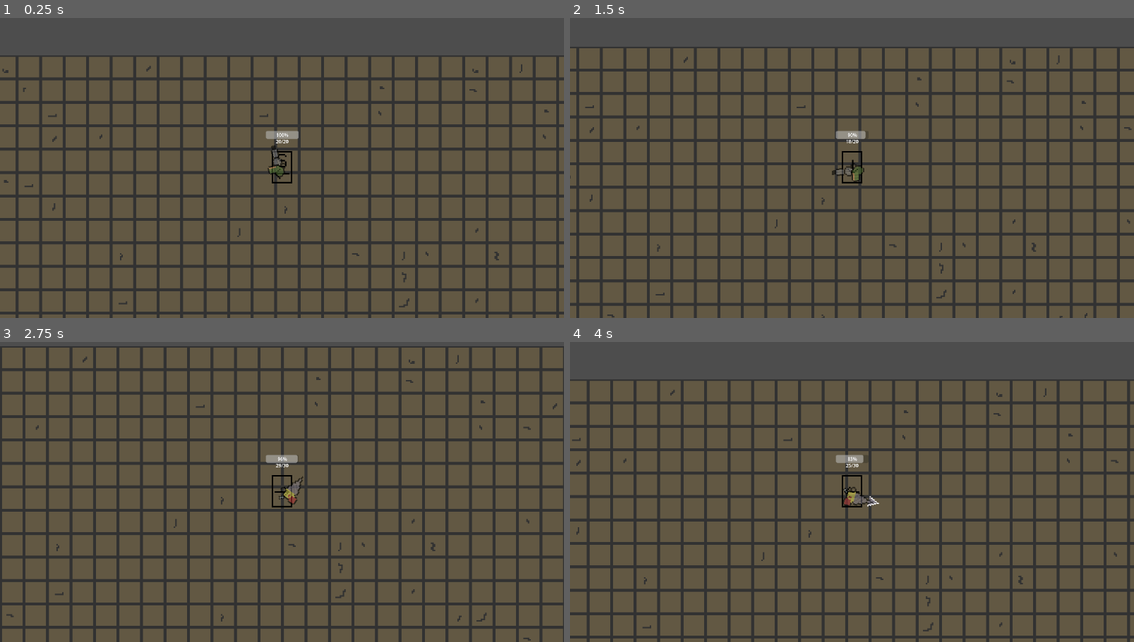
Above: before the commit, frames 1-4 (two rows, left to right).
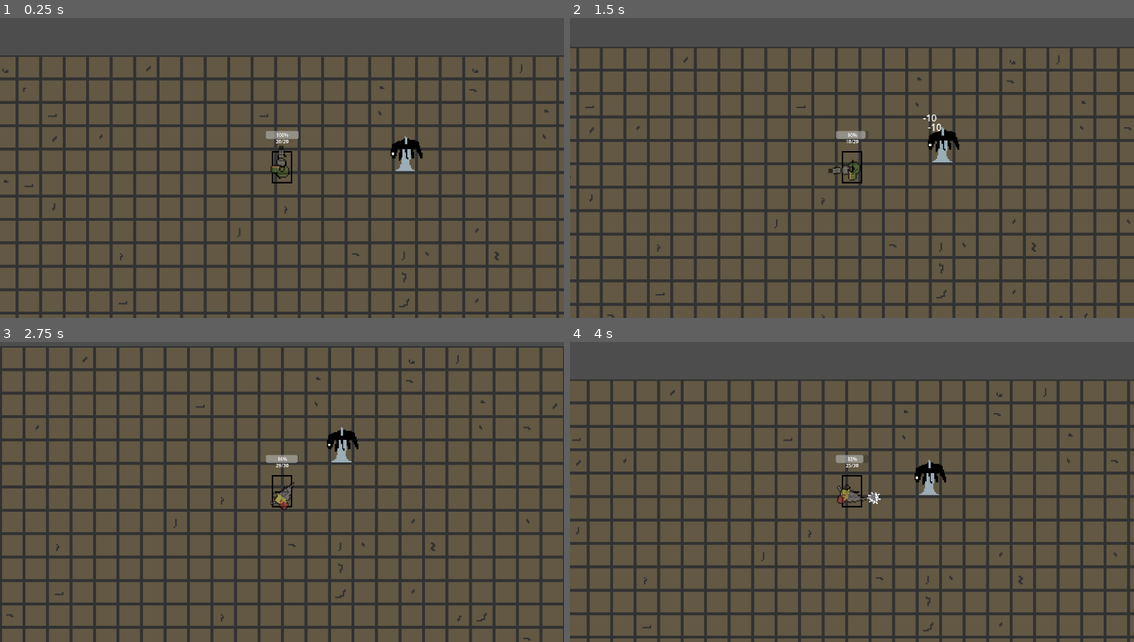
Above: after the commit, the same moments.

Repository: NikitinMaksim/Coursework_2023
Game: Godot game, scene res://Main_scene.tscn
The game is run twice, just before and just after one commit, with the same random seed, the same clock (stepped at 60 frames per second) and the same inputs.
Inputs (mouse positions are in pixels of both pictures, inside the frame that each line leads up to):
- Up to frame 1 (0.25 s): no input
- Up to frame 2 (1.5 s): tap Enter at 0.5 s; move the mouse to (976, 144) at 0.52 s; press the mouse at (976, 144) at 0.53 s; hold D (move_right) 0.53-1.28 s; move the mouse to (739, 177) at 1.27 s; release the mouse at (739, 177) at 1.28 s; hold S (move_down) from 1.28 s (still down); click (739, 177) at 1.35 s
- Up to frame 3 (2.75 s): move the mouse to (338, 414) at 2.02 s; release S (move_down) at 2.03 s; press the mouse at (338, 414) at 2.03 s; hold D (move_right) from 2.03 s (still down); tap E (swap_weapon) at 2.1 s
- Up to frame 4 (4 s): move the mouse to (823, 546) at 2.77 s; release D (move_right) at 2.78 s; release the mouse at (823, 546) at 2.78 s; hold W (move_up) 2.78-3.53 s; click (823, 546) at 2.85 s; move the mouse to (1021, 531) at 3.52 s; press the mouse at (1021, 531) at 3.53 s; hold A (move_left) from 3.53 s (still down)

The runs differ from the first frame. In frame 1, 0.5% of the frame differs, in the area x 47-75%, y 39-54%; in frame 2, 0.6%; in frame 3, 0.6%; in frame 4, 0.6%, in the area x 47-67%, y 39-55%.

Commit message:
Weapons part 2
Damage, spread, swapping

Diff:
--- /dev/null
+++ b/Turn up the heat/Damage_popup.gd
@@ -0,0 +1,10 @@
+extends Control
+@export var damage_dealt: float
+
+# Called when the node enters the scene tree for the first time.
+func _ready():
+	$Timer.start()
+	$Label.text = "-"+str(damage_dealt)
+
+func _on_timer_timeout():
+	queue_free()
--- /dev/null
+++ b/Turn up the heat/HealthComponent.gd
@@ -0,0 +1,18 @@
+extends Node2D
+class_name HealthComponent
+
+@export var Max_health : float = 10.0
+@export var text_spread:int = 15
+var health: float
+
+func _ready():
+	health = Max_health
+
+func damage(attack: float):
+	var new_popup = preload("res://damage_popup.tscn").instantiate()
+	new_popup.damage_dealt = attack
+	new_popup.position = position + Vector2(randf_range(-text_spread,text_spread),randf_range(-text_spread,text_spread))
+	get_parent().add_child(new_popup)
+	health -= attack
+	if health<=0:
+		get_parent().queue_free()
--- /dev/null
+++ b/Turn up the heat/HitboxComponent.gd
@@ -0,0 +1,8 @@
+extends Area2D
+class_name HitboxComponent
+
+@export var health_component : HealthComponent
+
+func damage(attack:float):
+	if health_component:
+		health_component.damage(attack)
--- a/Turn up the heat/Main_scene.tscn
+++ b/Turn up the heat/Main_scene.tscn
@@ -1,7 +1,8 @@
-[gd_scene load_steps=5 format=3 uid="uid://c6gvx3h1wsmxr"]
+[gd_scene load_steps=6 format=3 uid="uid://c6gvx3h1wsmxr"]
 
 [ext_resource type="PackedScene" uid="uid://cm1kk7fl1jtqd" path="res://Player/Player.tscn" id="1_4lbih"]
 [ext_resource type="Texture2D" uid="uid://byat7of71781d" path="res://Temp_images/Temp_tilemap.png" id="2_e342k"]
+[ext_resource type="PackedScene" uid="uid://tkfoeiya5d55" path="res://target_dummy.tscn" id="3_jq3h0"]
 
 [sub_resource type="TileSetAtlasSource" id="TileSetAtlasSource_kc1pk"]
 texture = ExtResource("2_e342k")
@@ -225,3 +226,6 @@
 tile_set = SubResource("TileSet_midq5")
 format = 2
 layer_0/tile_data = PackedInt32Array(786455, 0, 3, 720919, 0, 3, 655383, 0, 3, 589847, 0, 3, 524311, 0, 3, 458775, 6553 …(17843 unchanged characters)…
+
+[node name="Target_dummy" parent="." instance=ExtResource("3_jq3h0")]
+position = Vector2(443, 12)
--- a/Turn up the heat/Player/Gun.gd
+++ b/Turn up the heat/Player/Gun.gd
@@ -3,26 +3,11 @@
 @onready var marker_2d = $Marker2D
 @onready var player = $".."
 var x_offset: int = 0
-var y_offset: int = 0
 
-# Called when the node enters the scene tree for the first time.
-func _ready():
-	pass # Replace with function body.
-
-# Called every frame. 'delta' is the elapsed time since the previous frame.
 func _process(_delta):
 	look_at(get_global_mouse_position())
 	if (rotation_degrees<90 or rotation_degrees>270):
 		flip_v = false
-		offset.y = -13
-		marker_2d.position.y = y_offset
 	else:
 		flip_v = true
-		offset.y = -19
-		marker_2d.position.y = -y_offset
 	rotation_degrees = wrapf(rotation_degrees, 0, 360)
-
-
-func _on_player_change_offset(x, y):
-	marker_2d.position.x = x
-	y_offset = y
--- a/Turn up the heat/Player/Player.gd
+++ b/Turn up the heat/Player/Player.gd
@@ -9,7 +9,7 @@
 @onready var label = $Control/Label
 @onready var marker_2d = $Gun/Marker2D
 
-signal change_offset(x,y)
+signal change_offset(x)
 
 @export var weapons: Array[GunData]
 
@@ -60,15 +60,22 @@
 func shoot():
 	clip -= 1
 	var weapon = weapons[current_gun]
-	var projectile = weapons[current_gun].projectile.instantiate()
-	if (is_melee):
-		pass
-	else:
-		projectile.speed = weapon.bullet_speed
-		projectile.max_distance = weapon.bullet_max_distance
-	projectile.global_position = $Gun/Marker2D.global_position
-	projectile.rotation = $Gun.rotation
-	owner.add_child(projectile)
+	for x in weapon.projectiles_fired:
+		var projectile = weapons[current_gun].projectile.instantiate()
+		var spread = weapon.spread
+
+		if (is_melee):
+			pass
+		else:
+			projectile.speed = weapon.bullet_speed
+			projectile.max_distance = weapon.bullet_max_distance
+		projectile.attack = weapon.damage
+		projectile.global_position = $Gun/Marker2D.global_position
+		if weapon.projectiles_fired == 1:
+			projectile.rotation = $Gun.rotation
+		else:
+			projectile.rotation = ($Gun.rotation - deg_to_rad(spread/2) + deg_to_rad(spread/(weapon.projectiles_fired-1)*x))
+		owner.add_child(projectile)
 	timer_between_shots.start()
 	update_magazine_label()
 
@@ -81,8 +88,6 @@
 	store = clip
 	clip = second_weapon_clip
 	second_weapon_clip = store
-	change_offset.emit(int(weapon.x_offset),int(weapon.y_offset))
-
 	timer_between_shots.wait_time = 1/weapon.bullets_per_second
 	timer_reload.wait_time = weapon.reload_time
 	current_gun = choosen_gun
--- a/Turn up the heat/Player/Player.tscn
+++ b/Turn up the heat/Player/Player.tscn
@@ -5,10 +5,11 @@
 [ext_resource type="Texture2D" uid="uid://cs5fxbt0w15fb" path="res://Temp_images/Temp_character_spritesheet.png" id="2_ngyrq"]
 [ext_resource type="Resource" uid="uid://7fhe6gupp5ys" path="res://Resources/Drill.tres" id="3_wvggi"]
 [ext_resource type="Script" path="res://Player/Gun.gd" id="4_koxme"]
-[ext_resource type="Texture2D" uid="uid://dn1sqifqn4j5r" path="res://Temp_images/Drill.png" id="5_tit77"]
+[ext_resource type="Texture2D" uid="uid://v7iy0etlfafx" path="res://Temp_images/Gun.png" id="5_lbhw0"]
 [ext_resource type="Script" path="res://Player/ReloadProgressBar.gd" id="7_45pkp"]
 
 [sub_resource type="RectangleShape2D" id="RectangleShape2D_17h1f"]
+size = Vector2(14, 22)
 
 [sub_resource type="Animation" id="Animation_4r0j1"]
 resource_name = "Move_down"
@@ -223,6 +224,8 @@
 weapons = Array[Resource("res://Resources/Gun_data.gd")]([ExtResource("2_n882w"), ExtResource("3_wvggi")])
 
 [node name="CollisionShape2D" type="CollisionShape2D" parent="."]
+position = Vector2(3.8147e-07, 4.8)
+scale = Vector2(1, 1)
 shape = SubResource("RectangleShape2D_17h1f")
 
 [node name="Sprite2D" type="Sprite2D" parent="."]
@@ -248,14 +251,12 @@
 
 [node name="Gun" type="Sprite2D" parent="."]
 modulate = Color(1, 1, 1, 0.560784)
-position = Vector2(1, 4)
-texture = ExtResource("5_tit77")
-centered = false
-offset = Vector2(-12, -13)
+position = Vector2(3.55271e-15, 6.2)
+texture = ExtResource("5_lbhw0")
 script = ExtResource("4_koxme")
 
 [node name="Marker2D" type="Marker2D" parent="Gun"]
-position = Vector2(8.8, 5.4)
+position = Vector2(15, 0)
 
 [node name="Timer_between_shots" type="Timer" parent="."]
 wait_time = 0.5
--- a/Turn up the heat/Player/ReloadProgressBar.gd
+++ b/Turn up the heat/Player/ReloadProgressBar.gd
@@ -7,7 +7,7 @@
 func _ready():
 	pass
 # Called every frame. 'delta' is the elapsed time since the previous frame.
-func _process(delta):
+func _process(_delta):
 	if not timer_reload.is_stopped():
 		max_value = timer_reload.wait_time
 		value = max_value - timer_reload.time_left
--- a/Turn up the heat/Resources/Bullets/bullet.gd
+++ b/Turn up the heat/Resources/Bullets/bullet.gd
@@ -2,6 +2,7 @@
 
 @export var speed: int = 750
 @export var max_distance: int = 100
+var attack: float
 var remaining_distance: int = 100
 # Called when the node enters the scene tree for the first time.
 func _ready():
@@ -13,3 +14,8 @@
 	remaining_distance -= speed
 	if (remaining_distance<0):
 		queue_free()
+
+
+func _on_area_2d_area_entered(area):
+	if area is HitboxComponent:
+		area.damage(attack)
--- a/Turn up the heat/Resources/Bullets/bullet.tscn
+++ b/Turn up the heat/Resources/Bullets/bullet.tscn
@@ -18,3 +18,5 @@
 
 [node name="CollisionShape2D" type="CollisionShape2D" parent="Sprite2D/Area2D"]
 shape = SubResource("RectangleShape2D_u4io8")
+
+[connection signal="area_entered" from="Sprite2D/Area2D" to="." method="_on_area_2d_area_entered"]
--- a/Turn up the heat/Resources/Drill.tres
+++ b/Turn up the heat/Resources/Drill.tres
@@ -6,19 +6,18 @@
 
 [resource]
 script = ExtResource("1_2bd51")
-damage = 10.0
+damage = 7.0
 clip = 30
 fire_cost = 1
 bullets_per_second = 5.0
 reload_time = 3.0
-spread = 30.0
-projectiles_fired = 1
+spread = 90.0
+projectiles_fired = 3
 pierce = 999
 bounce = 0
 texture = ExtResource("2_75aub")
 projectile = ExtResource("1_v0u33")
 x_offset = 15
-y_offset = 5
 bullet_scale = 1.0
 bullet_speed = 450
 bullet_max_distance = 20000
--- a/Turn up the heat/Resources/Gun_data.gd
+++ b/Turn up the heat/Resources/Gun_data.gd
@@ -13,7 +13,6 @@
 @export var texture: Texture2D
 @export var projectile: PackedScene
 @export var x_offset: int = 0
-@export var y_offset: int = 0
 @export var bullet_scale: float = 1
 @export var bullet_speed: int = 450
 @export var bullet_max_distance: int = 20000
--- a/Turn up the heat/Resources/Machine_gun.tres
+++ b/Turn up the heat/Resources/Machine_gun.tres
@@ -11,14 +11,13 @@
 fire_cost = 1
 bullets_per_second = 2.0
 reload_time = 1.5
-spread = 0.0
+spread = 30.0
 projectiles_fired = 1
 pierce = 0
 bounce = 0
 texture = ExtResource("2_menfp")
 projectile = ExtResource("1_afq8r")
-x_offset = 14
-y_offset = 3
+x_offset = 50
 bullet_scale = 1.0
 bullet_speed = 450
 bullet_max_distance = 20000
--- a/Turn up the heat/Resources/Melee hits/Melee_projectile.gd
+++ b/Turn up the heat/Resources/Melee hits/Melee_projectile.gd
@@ -1,8 +1,9 @@
 extends Node2D
 
-@export var max_distance: int = 100
-@export var speed: int = 30
+@export var max_distance: int = 700
+@export var speed: int = 100
 var remaining_distance: int = 100
+@export var attack: float
 # Called when the node enters the scene tree for the first time.
 func _ready():
 	remaining_distance = max_distance
@@ -14,3 +15,8 @@
 	remaining_distance -= speed
 	if (remaining_distance<0):
 		queue_free()
+
+
+func _on_area_2d_area_entered(area):
+	if area is HitboxComponent:
+		area.damage(attack)
--- a/Turn up the heat/Resources/Melee hits/melee_projectile.tscn
+++ b/Turn up the heat/Resources/Melee hits/melee_projectile.tscn
@@ -14,3 +14,5 @@
 
 [node name="CollisionPolygon2D" type="CollisionPolygon2D" parent="Sprite2D/Area2D"]
 polygon = PackedVector2Array(5, 0, -4, 4, -4, -4)
+
+[connection signal="area_entered" from="Sprite2D/Area2D" to="." method="_on_area_2d_area_entered"]
--- /dev/null
+++ b/Turn up the heat/damage_popup.tscn
@@ -0,0 +1,31 @@
+[gd_scene load_steps=2 format=3 uid="uid://cmpovjam8wg3v"]
+
+[ext_resource type="Script" path="res://Damage_popup.gd" id="1_mpuea"]
+
+[node name="Damage_popup" type="Control"]
+y_sort_enabled = true
+layout_mode = 3
+anchors_preset = 15
+anchor_right = 1.0
+anchor_bottom = 1.0
+offset_left = -13.0
+offset_top = 4.0
+offset_right = -1165.0
+offset_bottom = -644.0
+grow_horizontal = 2
+grow_vertical = 2
+scale = Vector2(0.5, 0.5)
+script = ExtResource("1_mpuea")
+
+[node name="Label" type="Label" parent="."]
+layout_mode = 0
+offset_left = -18.0
+offset_top = -38.5
+offset_right = 56.0
+offset_bottom = -12.5
+text = "-10"
+
+[node name="Timer" type="Timer" parent="."]
+one_shot = true
+
+[connection signal="timeout" from="Timer" to="." method="_on_timer_timeout"]
--- /dev/null
+++ b/Turn up the heat/health_component.tscn
@@ -0,0 +1,6 @@
+[gd_scene load_steps=2 format=3 uid="uid://dup4aygtorqy0"]
+
+[ext_resource type="Script" path="res://HealthComponent.gd" id="1_iw5ry"]
+
+[node name="HealthComponent" type="Node2D"]
+script = ExtResource("1_iw5ry")
--- /dev/null
+++ b/Turn up the heat/hitbox_component.tscn
@@ -0,0 +1,6 @@
+[gd_scene load_steps=2 format=3 uid="uid://bgx54257k05ql"]
+
+[ext_resource type="Script" path="res://HitboxComponent.gd" id="1_678c7"]
+
+[node name="HitboxComponent" type="Area2D"]
+script = ExtResource("1_678c7")
--- /dev/null
+++ b/Turn up the heat/target_dummy.tscn
@@ -0,0 +1,24 @@
+[gd_scene load_steps=5 format=3 uid="uid://tkfoeiya5d55"]
+
+[ext_resource type="PackedScene" uid="uid://dup4aygtorqy0" path="res://health_component.tscn" id="1_gqidf"]
+[ext_resource type="Texture2D" uid="uid://bjeuuy7qfpiqi" path="res://Temp_images/target_dummy.png" id="1_jv7jo"]
+[ext_resource type="PackedScene" uid="uid://bgx54257k05ql" path="res://hitbox_component.tscn" id="2_u8jv1"]
+
+[sub_resource type="RectangleShape2D" id="RectangleShape2D_up6u3"]
+size = Vector2(27.25, 30)
+
+[node name="Target_dummy" type="Node2D"]
+scale = Vector2(4, 4)
+
+[node name="Sprite2D" type="Sprite2D" parent="."]
+texture = ExtResource("1_jv7jo")
+
+[node name="HealthComponent" parent="." instance=ExtResource("1_gqidf")]
+Max_health = 1000.0
+
+[node name="HitboxComponent" parent="." node_paths=PackedStringArray("health_component") instance=ExtResource("2_u8jv1")]
+health_component = NodePath("../HealthComponent")
+
+[node name="CollisionShape2D" type="CollisionShape2D" parent="HitboxComponent"]
+position = Vector2(0.625, 1)
+shape = SubResource("RectangleShape2D_up6u3")
Binary file changed: Turn up the heat/Temp_images/Gun.png
